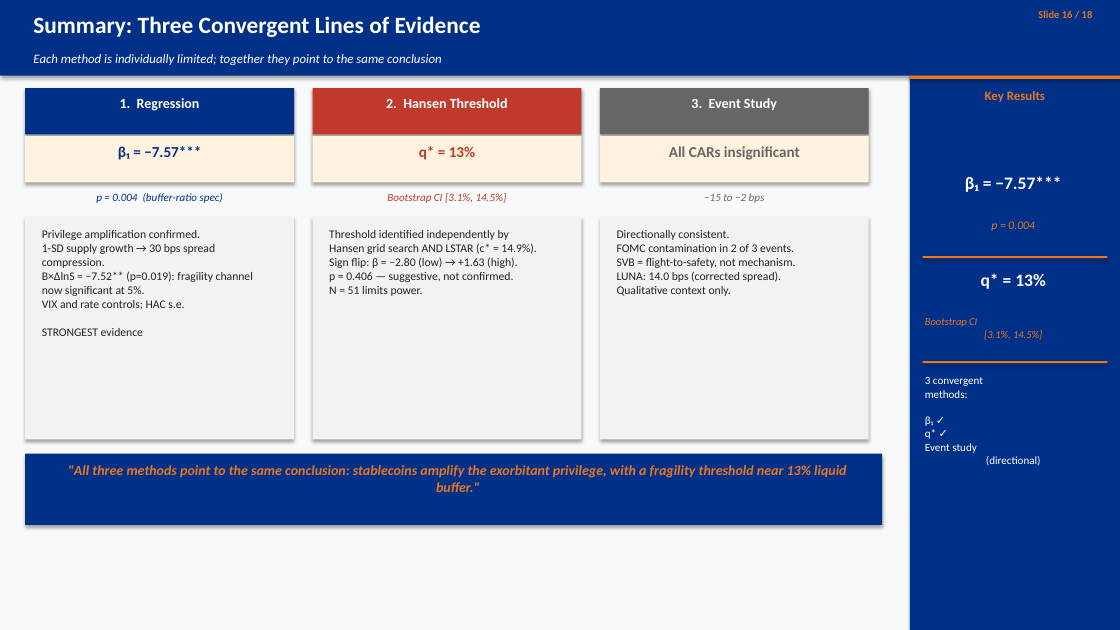
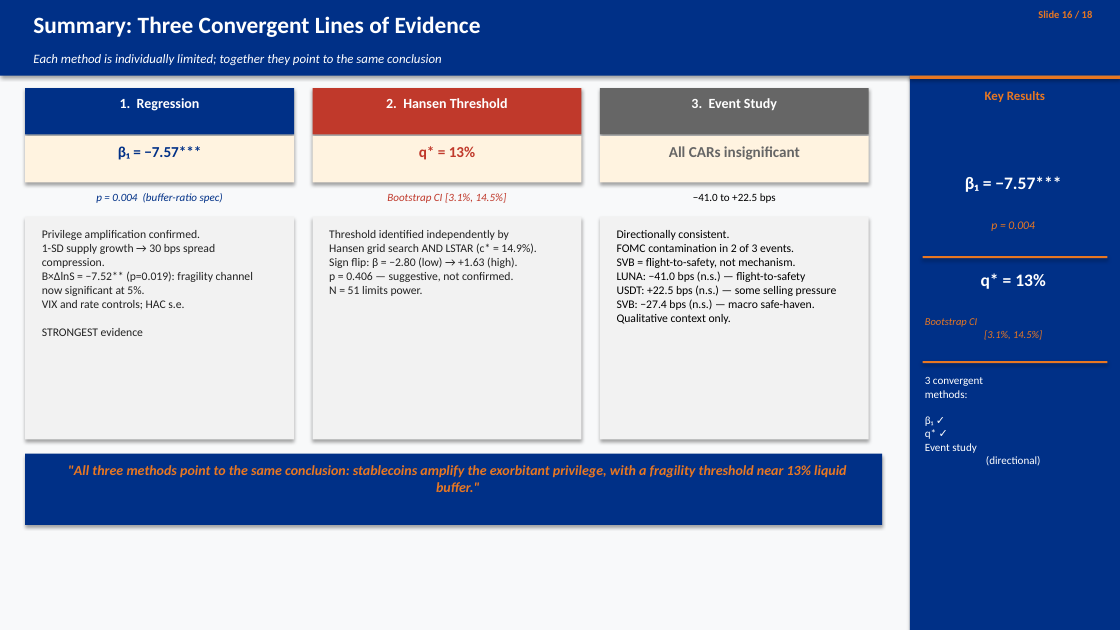
Before and after one commit to kimmireu0921/Stablecoins-and-the-Exorbitant-Privilege, a slide deck: slide 16 of presentations/0609_Stablecoin_Exorbitant_Privilege.pptx. Drawn at 1120x630 pixels with LibreOffice and Linux fonts; fonts in the diff are those of the drawing. Boxes give left, top, right and bottom in pixels: in the first picture for what was removed or moved away, otherwise in the second. Text is boxed around its words. In the diff, an @@ line names an element or a change of style, - is before the commit and + after.

```diff
--- a/presentations/0609_Stablecoin_Exorbitant_Privilege.pptx
+++ b/presentations/0609_Stablecoin_Exorbitant_Privilege.pptx
@@ text at (x1=693, y1=193, x2=776, y2=203): text changed; text colour #666666 to #000000; italic off @@
-−15 to −2 bps
+−41.0 to +22.5 bps
@@ text at (x1=617, y1=230, x2=837, y2=324): text changed; text colour #222222 to #000000 @@
-Directionally consistent.
-FOMC contamination in 2 of 3 events.
-SVB = flight-to-safety, not mechanism.
-LUNA: 14.0 bps (corrected spread).
-Qualitative context only.
+Directionally consistent.
+FOMC contamination in 2 of 3 events.
+SVB = flight-to-safety, not mechanism.
+LUNA: −41.0 bps (n.s.) — flight-to-safety
+USDT: +22.5 bps (n.s.) — some selling pressure
+SVB: −27.4 bps (n.s.) — macro safe-haven.
+Qualitative context only.
```
Also in this commit, not shown: 5 other slides changed.
